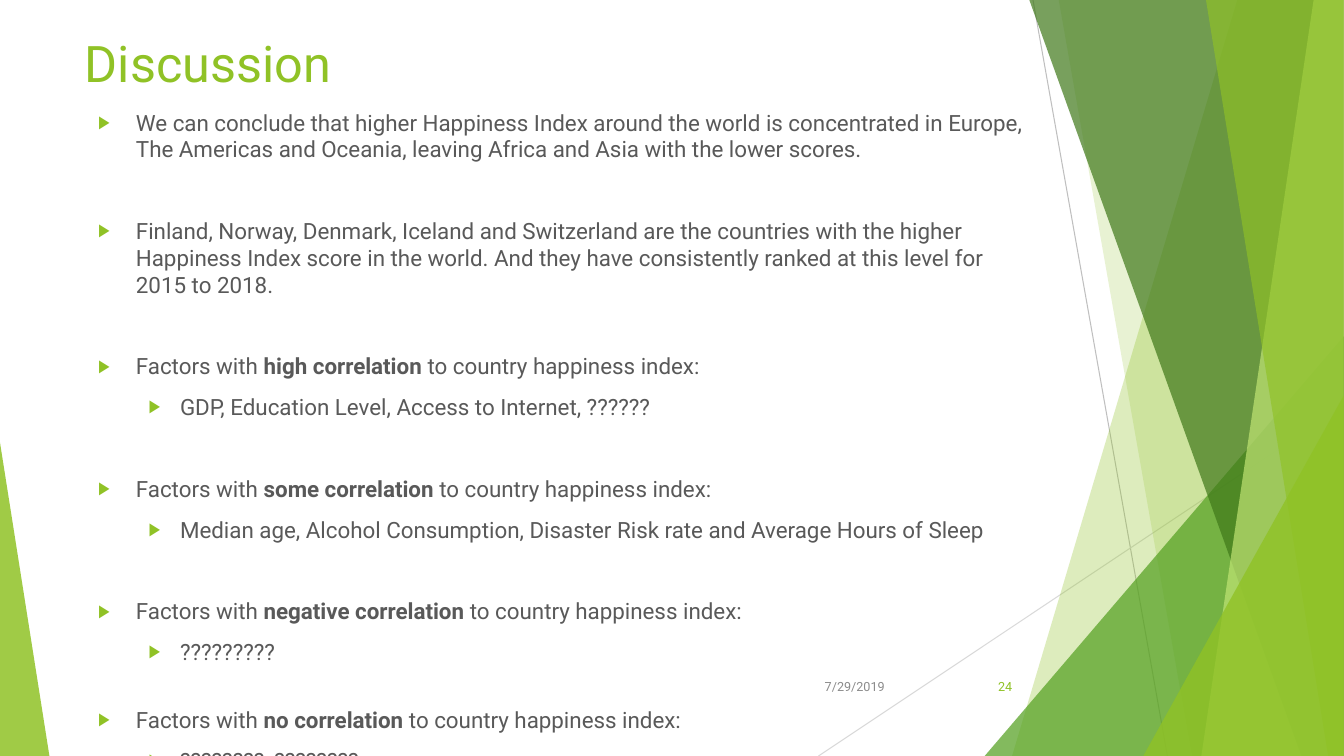
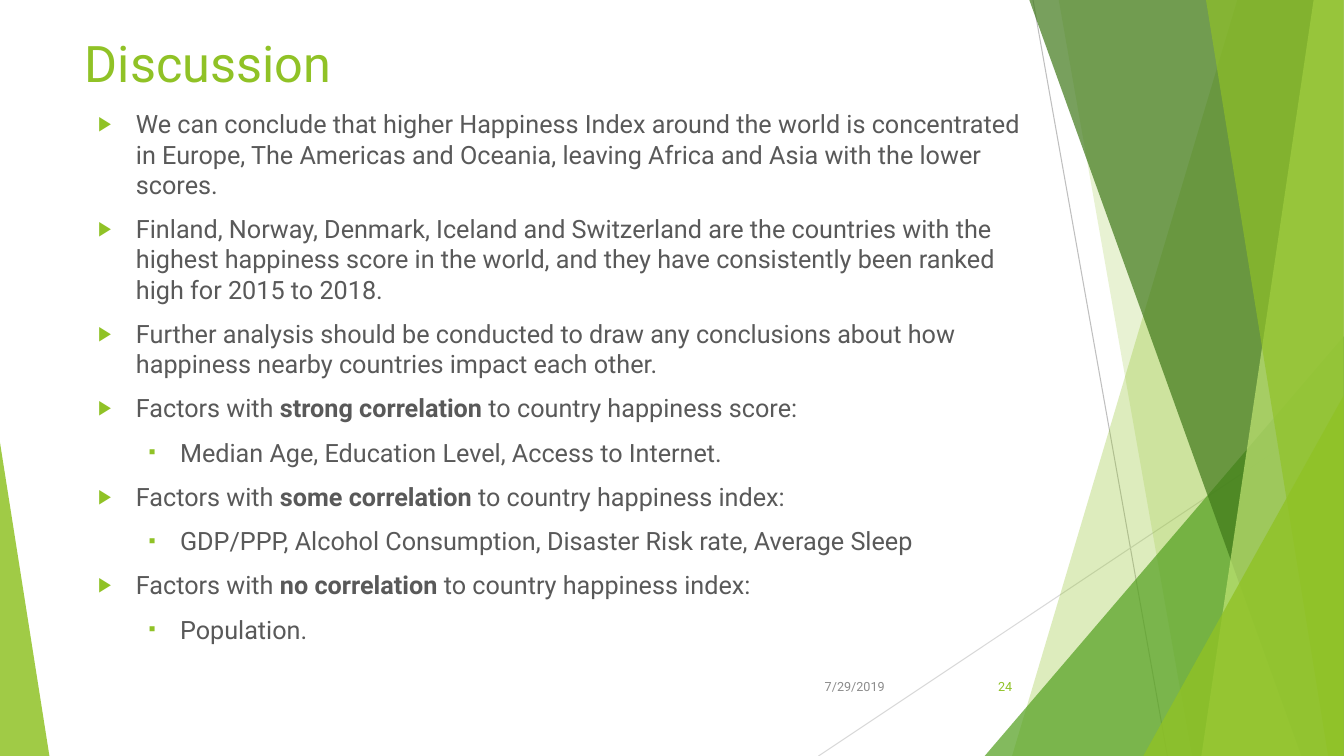
Before and after one commit to Kika000/Project-1, a slide deck: slide 24 of What Makes the World Happy.pptx. Drawn at 1344x756 pixels with LibreOffice and Linux fonts; fonts in the diff are those of the drawing. Boxes give left, top, right and bottom in pixels: in the first picture for what was removed or moved away, otherwise in the second. Text is boxed around its words. In the diff, an @@ line names an element or a change of style, - is before the commit and + after.

Commit message:
update ppt last

```diff
--- a/What Makes the World Happy.pptx
+++ b/What Makes the World Happy.pptx
@@ text at <box>136,114,1020,600</box>: size 16 to 18 pt in "We can conclude that higher Happiness Index ...", "Factors with some correlation to country happiness ...", "Factors with no correlation to country happiness ..." @@
@@ text at <box>136,219,995,423</box>: text changed; size 16 to 18 pt @@
-▶ Finland, Norway, Denmark, Iceland and Switzerland are the countries with the higher Happiness Index score in the world. And they have consistently ranked at this level for 2015 to 2018.
-▶ Factors with high correlation to country happiness index:
-  ▶ GDP, Education Level, Access to Internet, ??????
+▶ Finland, Norway, Denmark, Iceland and Switzerland are the countries with the highest happiness score in the world, and they have consistently been ranked high for 2015 to 2018.
+▶ Further analysis should be conducted to draw any conclusions about how happiness nearby countries impact each other.
+▶ Factors with strong correlation to country happiness score:
+  ▪ Median Age, Education Level, Access to Internet.
@@ text at <box>180,531,913,556</box>: text changed; size 16 to 18 pt @@
-  ▶ Median age, Alcohol Consumption, Disaster Risk rate and Average Hours of Sleep
-▶ Factors with negative correlation to country happiness index:
-  ▶ ?????????
+  ▪ GDP/PPP, Alcohol Consumption, Disaster Risk rate, Average Sleep
@@ text at <box>180,620,307,644</box>: text changed; size 16 to 18 pt @@
-  ▶ ????????, ????????
+  ▪ Population.
```
Also in this commit, not shown: 5 other slides changed.
